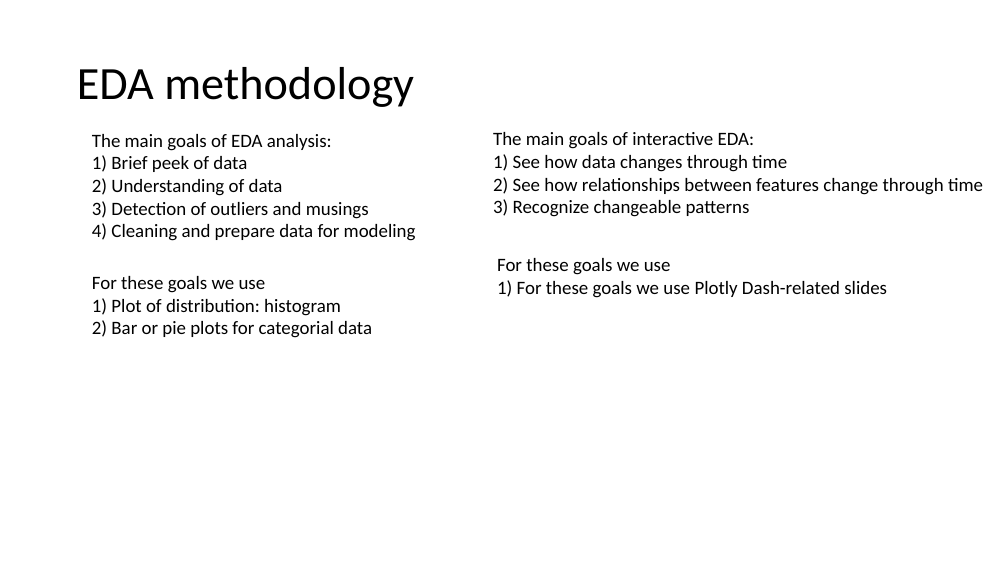
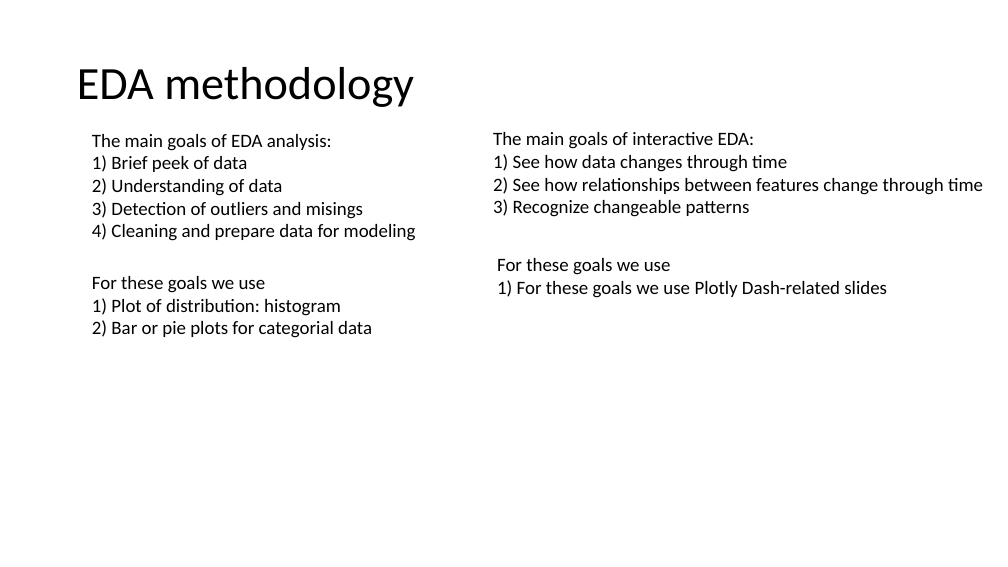
Before and after one commit to goshasty/rumor_analyze, a slide deck: slide 4 of Report.pptx. Drawn at 1008x567 pixels with LibreOffice and Linux fonts; fonts in the diff are those of the drawing. Boxes give left, top, right and bottom in pixels: in the first picture for what was removed or moved away, otherwise in the second. Text is boxed around its words. In the diff, an @@ line names an element or a change of style, - is before the commit and + after.

```diff
--- a/Report.pptx
+++ b/Report.pptx
@@ text at (92, 201, 363, 219): text changed @@
-3) Detection of outliers and musings
+3) Detection of outliers and misings
```
Also in this commit, not shown: 1 other slide changed, 2 slides added, 1 slide removed.
